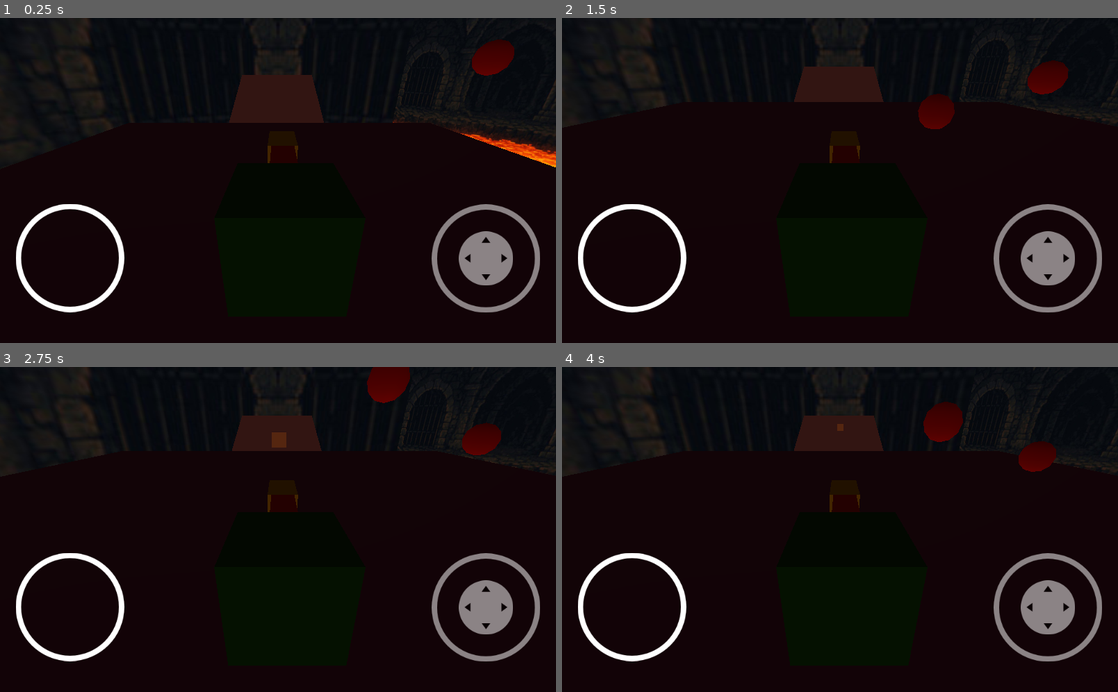
Above: before the commit, frames 1-4 (two rows, left to right).
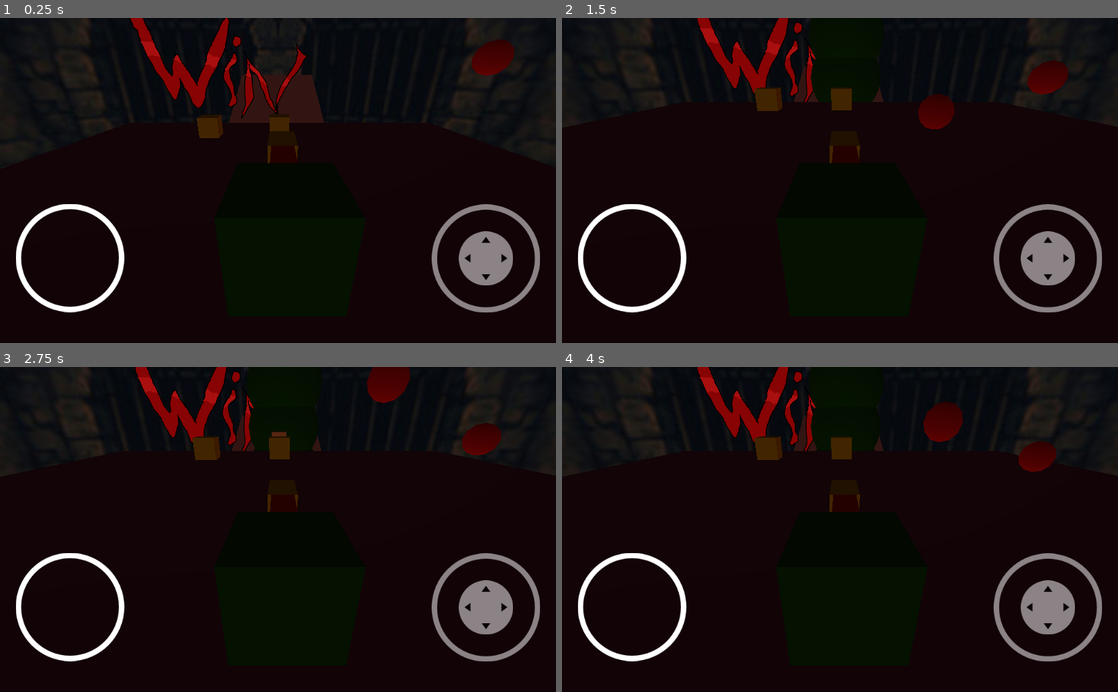
Above: after the commit, the same moments.

Repository: Chatarra-Estudio/basic_template_26
Game: Godot game, scene res://3d-cara-dispa/mundoDispa2.tscn
Two runs of this game, one before a commit and one after it. Both use one fixed random seed, a clock stepped at 60 frames per second and the inputs below.
Inputs (mouse positions are in pixels of both pictures, inside the frame that each line leads up to):
- Up to frame 1 (0.25 s): no input
- Up to frame 2 (1.5 s): move the mouse to (962, 164) at 0.52 s; hold Right (ui_right) 0.53-1.25 s; click (962, 164) at 0.67 s; tap Space (ui_select) at 0.77 s; drag from (728, 196) to (812, 245) at 1.27 s
- Up to frame 3 (2.75 s): click (72, 607) at 2 s
- Up to frame 4 (4 s): move the mouse to (895, 458) at 2.77 s; hold Right (ui_right) 2.78-3.5 s; drag from (812, 594) to (673, 480) at 3.52 s

The runs differ from the first frame. In frame 1, 3.5% of the frame differs, in the area x 23-100%, y 0-46%; in frame 2, 3.6%; in frame 3, 3.6%; in frame 4, 3.7%, in the area x 24-100%, y 0-31%.

Commit message:
puerta y cosas

Diff:
--- a/basic/3d-cara-dispa/mundoDispa2.tscn
+++ b/basic/3d-cara-dispa/mundoDispa2.tscn
@@ -1,10 +1,14 @@
-[gd_scene load_steps=9 format=2]
+[gd_scene load_steps=13 format=2]
 
 [ext_resource path="res://3d-cara-dispa/CaracterDis.tscn" type="PackedScene" id=1]
 [ext_resource path="res://3d-cara-dispa/enemigos/material-violeta.tres" type="Material" id=2]
 [ext_resource path="res://3d-throw/ball-pinball.tscn" type="PackedScene" id=3]
 [ext_resource path="res://3d-throw/ball-die.tscn" type="PackedScene" id=4]
 [ext_resource path="res://2d-imagen/fondo.jpg" type="Texture" id=5]
+[ext_resource path="res://2d-imagen/win.png" type="Texture" id=6]
+[ext_resource path="res://3d-throw/souce.tscn" type="PackedScene" id=7]
+[ext_resource path="res://3d-throw/puerta.tscn" type="PackedScene" id=8]
+[ext_resource path="res://3d-cara-dispa/enemigos/enemigo2.tscn" type="PackedScene" id=9]
 
 [sub_resource type="BoxShape" id=1]
 extents = Vector3( 0.976878, 1, 1 )
@@ -21,9 +25,11 @@
 [node name="Caracter" parent="." instance=ExtResource( 1 )]
 
 [node name="suelo" type="Spatial" parent="."]
+editor/display_folded = true
 transform = Transform( 20, 0, 0, 0, 1, 0, 0, 0, 20, 0, -5, -7.48867 )
 
 [node name="CSGBox" type="CSGBox" parent="suelo"]
+editor/display_folded = true
 material = ExtResource( 2 )
 
 [node name="StaticBody" type="StaticBody" parent="suelo/CSGBox"]
@@ -51,9 +57,21 @@
 [node name="Ball-Die2" parent="." instance=ExtResource( 4 )]
 transform = Transform( 1, 0, 0, 0, 1, 0, 0, 0, 1, 5.35663, 6.1416, -10.2188 )
 
-[node name="Sprite3D" type="Sprite3D" parent="."]
-transform = Transform( -6.04771, 0, 0.796399, 0, 10, 0, -7.96399, 0, -0.604771, 69.052, 0, -28.3129 )
-texture = ExtResource( 5 )
-
 [node name="WorldEnvironment" type="WorldEnvironment" parent="."]
 environment = SubResource( 3 )
+
+[node name="Sprite3D" type="Sprite3D" parent="."]
+transform = Transform( 10, 0, 0, 0, 10, 0, 0, 0, 1, -13.5992, 2.04508, -59.6203 )
+texture = ExtResource( 6 )
+
+[node name="souce" parent="." instance=ExtResource( 7 )]
+transform = Transform( 7, 0, 0, 0, 7, 0, 0, 0, 7, 1, 24.156, -47.957 )
+
+[node name="puerta" parent="." instance=ExtResource( 8 )]
+transform = Transform( 1, 0, 0, 0, 1, 0, 0, 0, 1, 0, -2.95169, 6.95397 )
+
+[node name="enemigo2" parent="." instance=ExtResource( 9 )]
+transform = Transform( 1, 0, 0, 0, 1, 0, 0, 0, 1, 0, -2.90166, -21.169 )
+
+[node name="enemigo3" parent="." instance=ExtResource( 9 )]
+transform = Transform( 1, 0, 0, 0, 1, 0, 0, 0, 1, -7.16748, -2.90166, -20.6935 )
